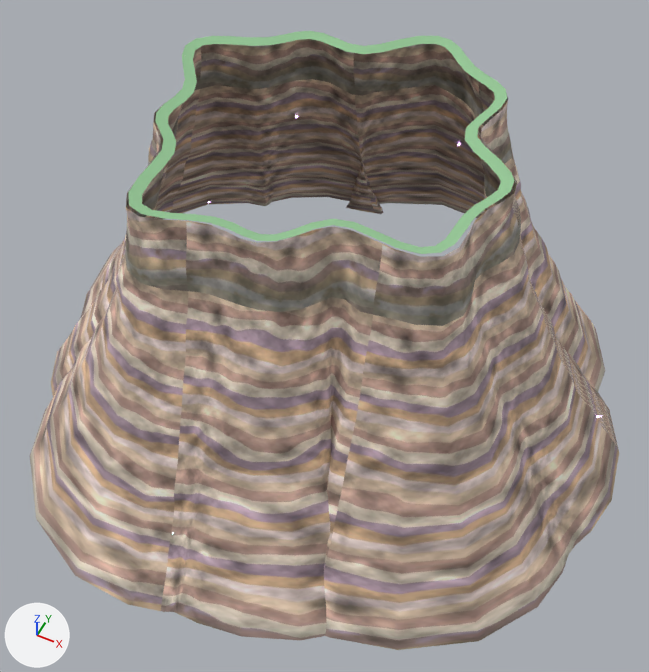
A saved change to the glTF model design/world-fill/glb2/CliffWall_stack_10.glb.
Camera for both pictures: a 50 mm lens placed at (158.0, -320.0, 425.0), pointed at (10.0, -24.0, 55.0). The axes (+X, +Y, +Z) are drawn at lower left. The lights are the same throughout. The first picture is the older version. Vertices at exactly the same position are counted once.

In view in the first picture: 'CliffWall_stack_10-lip0', 'CliffWall_stack_10-rock0'.
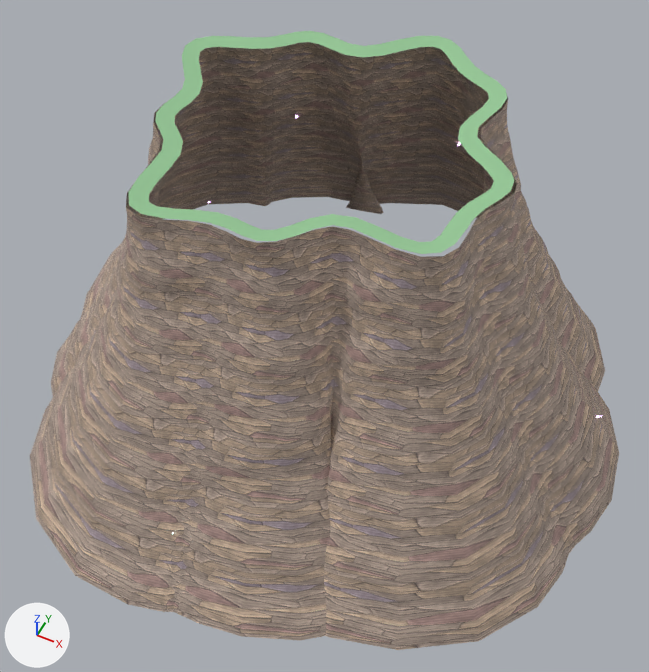
Where the change shows, as pixel boxes [x1, y1, x2, y2] in the pictures (649 x 672 px; the box of a moved part takes in the faces that stretch with it):
'CliffWall_stack_10-rock0', surface changed: [30, 42, 619, 650] in both
part 1 of me_cliffwall_stack_10_lip0, moved or reshaped: [128, 36, 514, 254] in both

Edits to the bpy script that builds the scene:
```text
Add img_rock2:
    img_rock2 = load_image('rock2', '_unpacked/rock2', 1024, 1024, 'sRGB')
Add img_rock2_n:
    img_rock2_n = load_image('rock2-n', '_unpacked/rock2-n', 1024, 1024, 'Non-Color')
Change mat_rock:
    where n2 = _N.new('ShaderNodeTexImage'); n2.name = 'Image Texture'
    n2.image: img_rock -> img_rock2
    add n3 = _N.new('ShaderNodeNormalMap'); n3.name = 'Normal Map'
    add n3.uv_map = 'UVMap'
    add n4 = _N.new('ShaderNodeTexImage'); n4.name = 'Image Texture.001'
    add n4.image = img_rock2_n
    where n0 = _N.new('ShaderNodeBsdfPrincipled'); n0.name = 'Principled BSDF'
    add _L.new(n3.outputs[0], n0.inputs[5])  # 'Normal' to 'Normal'
    add _L.new(n4.outputs[0], n3.inputs[1])  # 'Color' to 'Color'
Change me_cliffwall_stack_10_lip0:
    where me_cliffwall_stack_10_lip0.from_pydata(...)  # 140 vertices, 140 faces; spans x -98.0..93.0, y -93.0..97.0, z 174.0..176.0
    used by ob_cliffwall_stack_10_lip0; location = (0.0, 0.0, 0.0)
    me_cliffwall_stack_10_lip0 part 1: 70 of 140 vertices moved; they spanned x -92.0..87.0, y -87.0..92.0, z 174.0 and now span x -89.0..84.0, y -84.0..89.0, z 174.0; mean shift (0.0, 0.0, 0.0); largest move (-91.0, 35.0, 174.0) -> (-89.0, 34.0, 174.0)
Change me_cliffwall_stack_10_rock0:
    where me_cliffwall_stack_10_rock0.from_pydata(...)  # 1890 vertices, 3640 faces; spans x -187.0..182.0, y -181.0..187.0, z -12.0..176.0
    used by ob_cliffwall_stack_10_rock0; location = (0.0, 0.0, 0.0)
    me_cliffwall_stack_10_rock0 part 2: texture (UV) coordinates of 3640 of 3640 faces, centred in x -182.0..179.0, y -179.0..185.0, z -10.0..173.0, changed; they spanned u 0.0..7.05, v 0.08..1.21 and now span u 0.0..21.14, v 0.0..6.25
```
